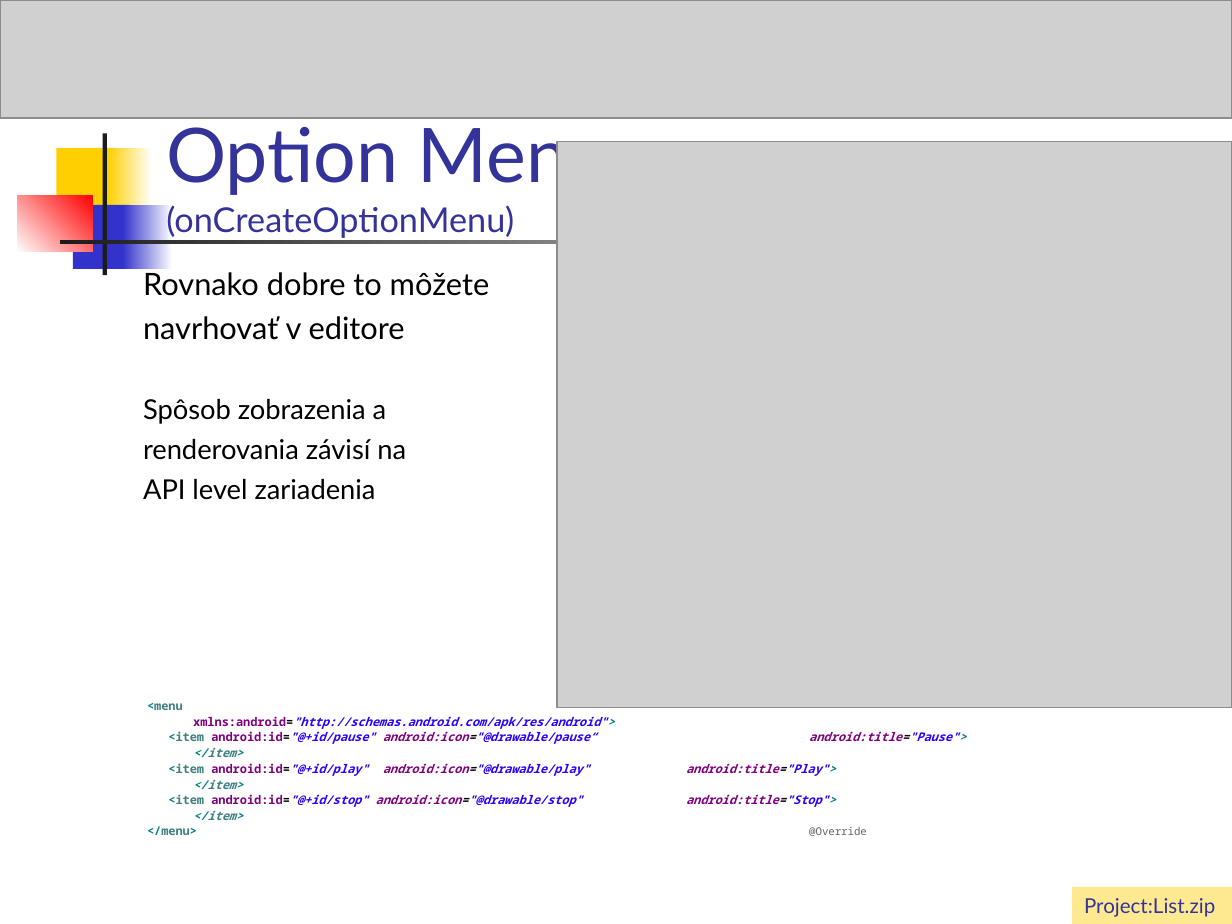
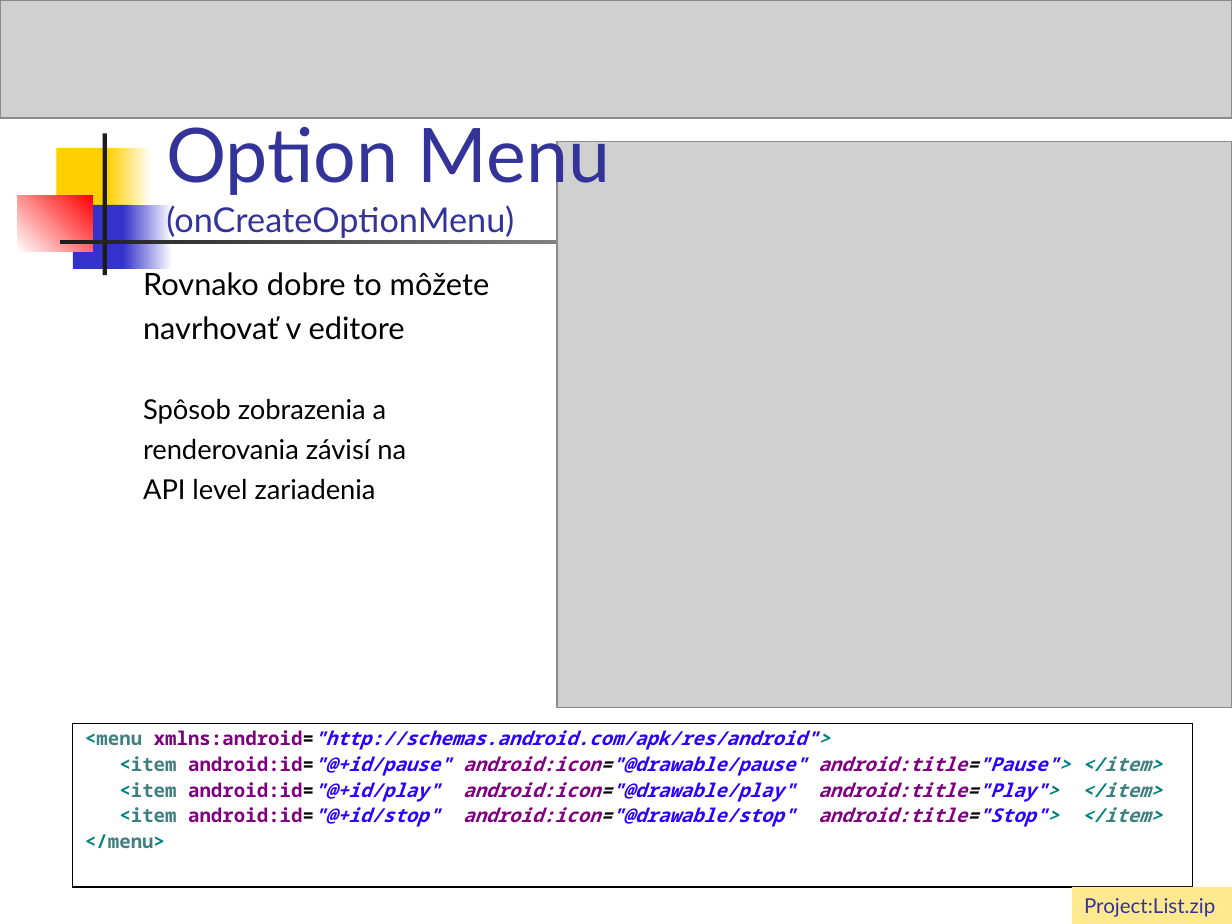
Before and after one commit to vmandro/Prednasky, a slide deck: slide 36 of 04/04_Android.ppt (slide 25 before the commit). Drawn at 1232x924 pixels with LibreOffice and Linux fonts; fonts in the diff are those of the drawing; grey boxes stand for pictures. Boxes give left, top, right and bottom in pixels: in the first picture for what was removed or moved away, otherwise in the second. Text is boxed around its words. In the diff, an @@ line names an element or a change of style, - is before the commit and + after.

```diff
--- a/04/04_Android.ppt
+++ b/04/04_Android.ppt
@@ text "<menu xmlns:android="http://schemas.android.com/apk/res/andr ...": place and size @@
-text "<menu xmlns:android="http://schemas.android.com/apk/res/andr ..." at bbox=[147, 703, 966, 836]
+text "<menu xmlns:android="http://schemas.android.com/apk/res/andr ..." at bbox=[73, 723, 1193, 887]
@@ text "<menu xmlns:android="http://schemas.android.com/apk/res/andr ..." at bbox=[73, 723, 1193, 887]: outline none to #000000 0.74 pt @@
@@ text at bbox=[85, 730, 1162, 848]: text changed; size 7 to 11.1 pt @@
-<menu
-xmlns:android="http://schemas.android.com/apk/res/android">
-<item android:id="@+id/pause" android:icon="@drawable/pause“ android:title="Pause">
-</item>
-<item android:id="@+id/play" android:icon="@drawable/play" android:title="Play">
-</item>
-<item android:id="@+id/stop" android:icon="@drawable/stop" android:title="Stop">
-</item>
-</menu> @Override
+<menu xmlns:android="http://schemas.android.com/apk/res/android">
+<item android:id="@+id/pause" android:icon="@drawable/pause" android:title="Pause"> </item>
+<item android:id="@+id/play" android:icon="@drawable/play" android:title="Play"> </item>
+<item android:id="@+id/stop" android:icon="@drawable/stop" android:title="Stop"> </item>
+</menu>
```
Also in this commit, not shown: 24 other slides changed, 13 slides added, 3 slides removed, 1 other file.
